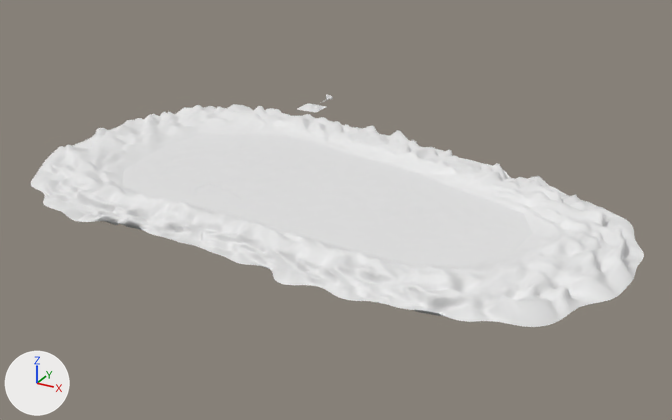
The FBX model Assets/__Development/Saulo/Blocking Assets/BlockingAssets.fbx: old version first, new version second.
One viewpoint serves both versions: a camera (50 mm lens) standing at (1203.0, -1805.0, 746.0) and looking at (306.0, -173.0, -70.0). Every picture has the same lights, and +X, +Y and +Z are marked at lower left. Where no turn or scale is listed for an object, it has been applied to the vertices.

Objects in the first picture: 'Dunes', 'Ground', 'Lake'.
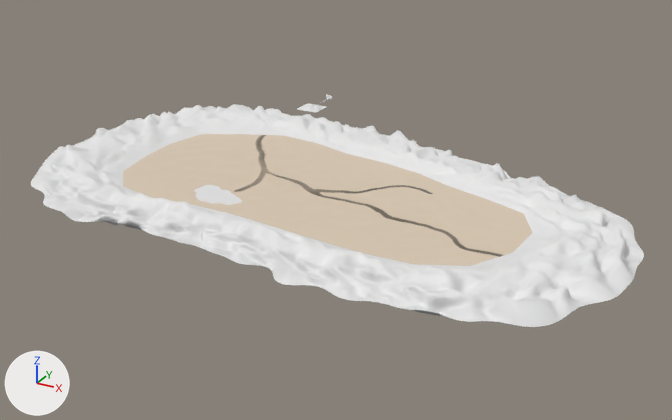
What differs and where, as boxes [x1, y1, x2, y2] in the pictures (672 x 420 px):
part 1 of me_ground, built on: [188, 182, 247, 207] in both
part 2 of me_ground, recoloured (white to beige): [123, 134, 532, 266] in both

What changed in the scene script:
```text
Add img_rascunho_estrada_png:
    img_rascunho_estrada_png = load_image('Rascunho_Estrada.png', '../Rascunho_Estrada.png', 2048, 2048, 'sRGB')
Add mat_ground:
    mat_ground = principled_material('Ground')
    mat_ground.texture = img_rascunho_estrada_png
Change me_ground:
    used by ob_ground; location = (0.0, 0.0, 0.0)
    remove me_ground.from_pydata(...)  # 7210 vertices, 7166 faces; spans x -152.0..758.0, y -459.0..21.0, z -20.0..2.0
    add me_ground.from_pydata(...)  # 7264 vertices, 7220 faces; spans x -152.0..758.0, y -459.0..21.0, z -20.0..2.0
    me_ground part 1
    77 faces are deleted
    33 vertices in x 71.0..191.0, y -403.0..-322.0, z -1.0..0.0 move by (0.0, 0.0, -5.0)
    15 vertices in x 72.0..193.0, y -403.0..-321.0, z 0.0 move by (0.0, 0.0, -6.0)
    8 vertices in x 108.0..145.0, y -337.0..-324.0, z -1.0..0.0 move by (0.0, 1.0, 0.0)
    7 vertices in x 140.0..180.0, y -404.0..-394.0, z 0.0 move by (1.0, -1.0, 0.0)
    5 vertices in x 156.0..187.0, y -397.0..-343.0, z 0.0..1.0 move by (1.0, 0.0, 0.0)
    4 vertices in x 73.0..104.0, y -342.0..-321.0, z 0.0 move by (-1.0, 1.0, 0.0)
    25 vertices move from x 71.0..194.0, y -403.0..-322.0, z -1.0..0.0 to x 69.0..194.0, y -404.0..-320.0, z -1.0..0.0
    54 vertices are added at x 70.0..195.0, y -405.0..-320.0, z -6.0..0.0
    131 new faces join them
    me_ground part 2: 7089 faces spanning x -152.0..758.0, y -459.0..21.0, z -20.0..2.0 switch from no material to mat_ground (picture img_rascunho_estrada_png)
```
